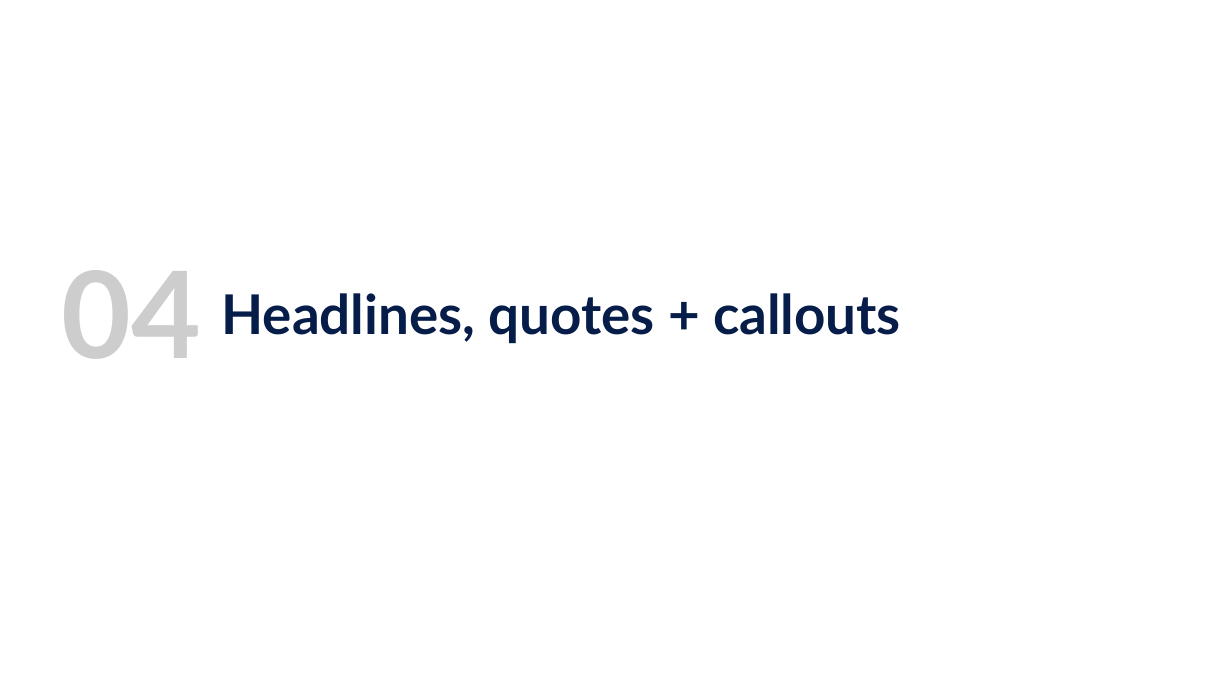
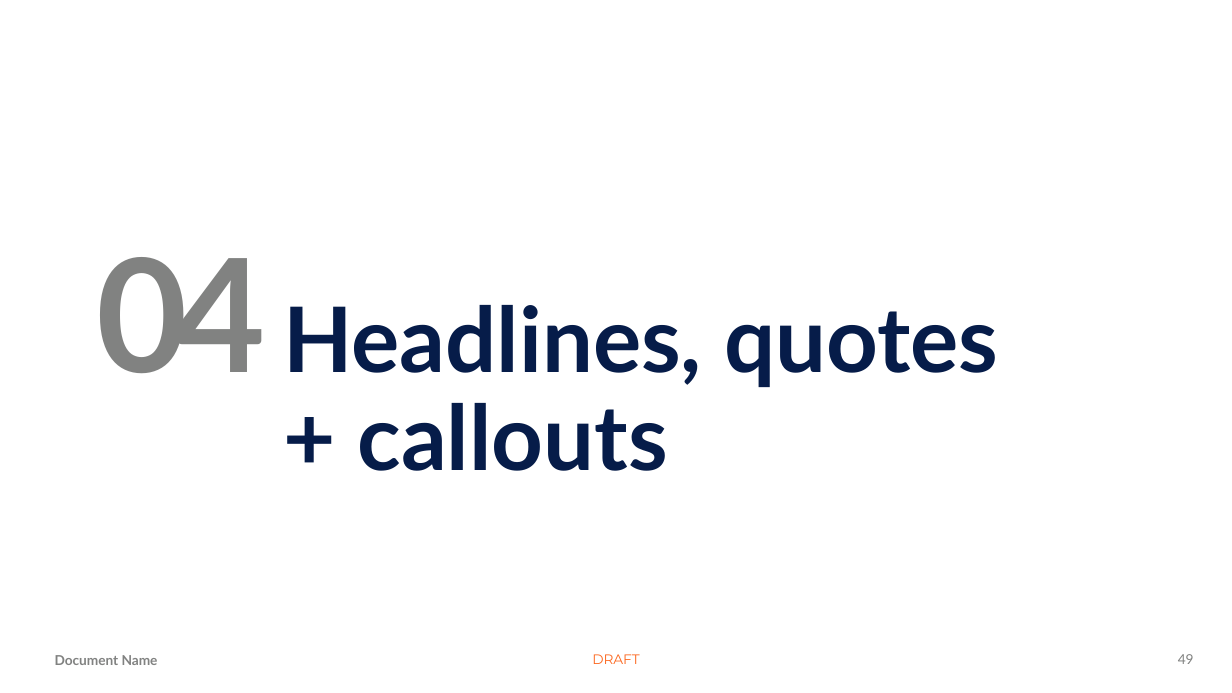
Before and after one commit to Jamison413/kevmaitland-PoshAnt, a slide deck: slide 49 of Intune-WinApp/OfficeThemes/Blank.potx (slide 40 before the commit). Drawn at 1232x693 pixels with LibreOffice and Linux fonts; fonts in the diff are those of the drawing; background and template pictures are left out. Boxes give left, top, right and bottom in pixels: in the first picture for what was removed or moved away, otherwise in the second. Text is boxed around its words. In the diff, an @@ line names an element or a change of style, - is before the commit and + after.

```diff
--- a/Intune-WinApp/OfficeThemes/Blank.potx
+++ b/Intune-WinApp/OfficeThemes/Blank.potx
@@ text "04": place and size @@
-text "04" at (61,270,201,359)
+text "04" at (96,257,266,373)
@@ text "04" at (96,257,266,373): size 88 to 115 pt, text colour #CCCDCC to #818281, letter spacing 0 to -9 pt; line spacing 1 to 0.9; more space between paragraphs; vertical alignment middle to top @@
@@ text "Headlines, quotes + callouts": place and size @@
-text "Headlines, quotes + callouts" at (222,293,901,344)
+text "Headlines, quotes + callouts" at (283,305,998,471)
@@ text "Headlines, quotes + callouts" at (283,305,998,471): size 40 to 66 pt; less space between paragraphs; vertical alignment middle to top @@
@@ text added at (55,655,158,665), 10 pt, text #818281, bold @@
+Document Name
@@ text added at (592,654,639,664), 10 pt, text #FC671F @@
+DRAFT
@@ page number added at (1178,654,1194,664), 10 pt, text #818281 @@
+49
```
Also in this commit, not shown: 26 other slides changed, 60 slides added, 38 slides removed, 2 other files.
